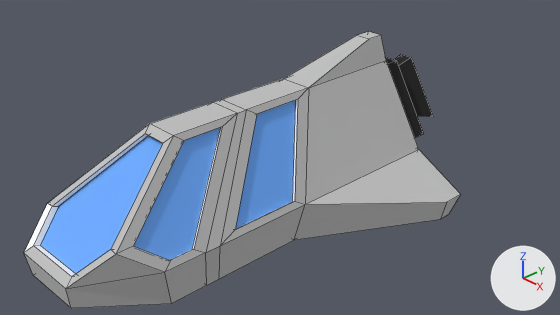
The Blender file Blender/Ship1.blend, before and after one commit.
Rendered twice from the file's camera 'Camera'. Arrows for +X, +Y and +Z are at lower right; the lights stay in place. Mesh edges are drawn as thin lines.
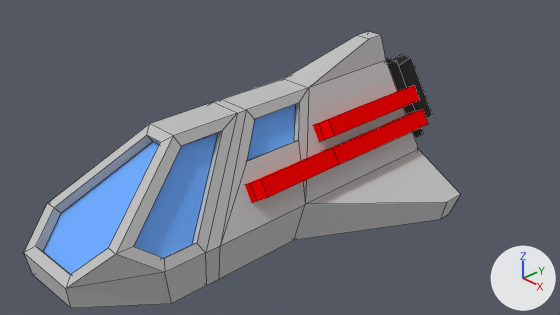
Commit message: Ships Movement test

The edits, one by one:
me_cube is used by ob_cube_001; location (0.0, 0.0, 0.0).
me_cube had 161 vertices, 152 faces, 1 loose edge and spanned x -1.96..1.96, y -3.77..2.83, z -0.85..1.37.
me_cube now has 163 vertices, 152 faces, 1 loose edge and spans x -1.96..1.96, y -3.77..2.83, z -0.85..1.37.
me_cube part 1: a new loose piece of 14 vertices spanning x 0.51..1.02, y -1.27..2.15, z -0.08..0.35, in mat_ship (picture img_ship_colours_png).
Part 2, on me_cube:
12 vertices are removed from x -0.67..0.67, y -3.65..-2.03, z -0.2..0.92.
13 faces are deleted.
56 vertices move from x -0.95..0.95, y -3.65..0.06, z -0.19..0.92 to x -0.92..0.92, y -3.64..0.07, z -0.17..0.91.
11 vertices are added at x -0.62..0.71, y -3.56..2.15, z -0.28..0.8.
5 new vertices lie (0.12, 0.0, -0.21) away from vertices in x 0.32..0.71, y 0.15..2.15, z 0.46..0.68.
14 new faces join them.
me_cube part 3: 53 kept faces spanning x -1.96..1.0, y -3.77..2.0, z -0.85..1.37 get new texture (UV) coordinates.

Boxes (x1, y1, x2, y2) around the edits, measured in the pictures (560 x 315 px; the box of a moved part takes in the faces that stretch with it):
part 1 of me_cube, added (red): after (245, 109, 428, 202)
part 2 of me_cube, moved or reshaped: before (24, 88, 309, 289); after (24, 85, 420, 289)
part 3 of me_cube, surface changed (white to grey): before (24, 99, 298, 260); after (24, 103, 299, 258)
